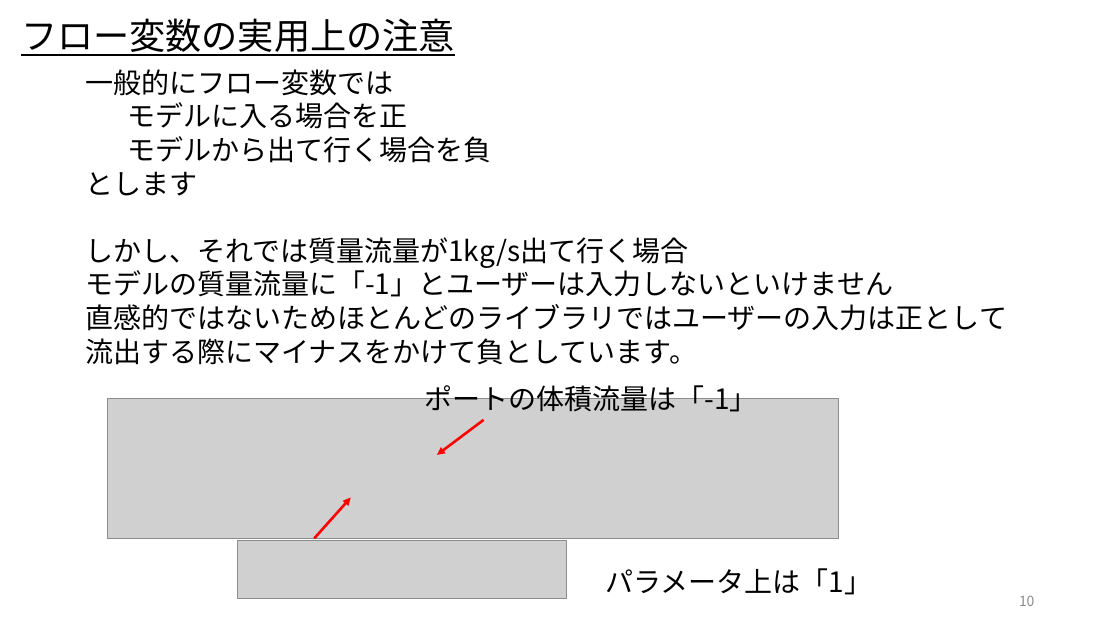
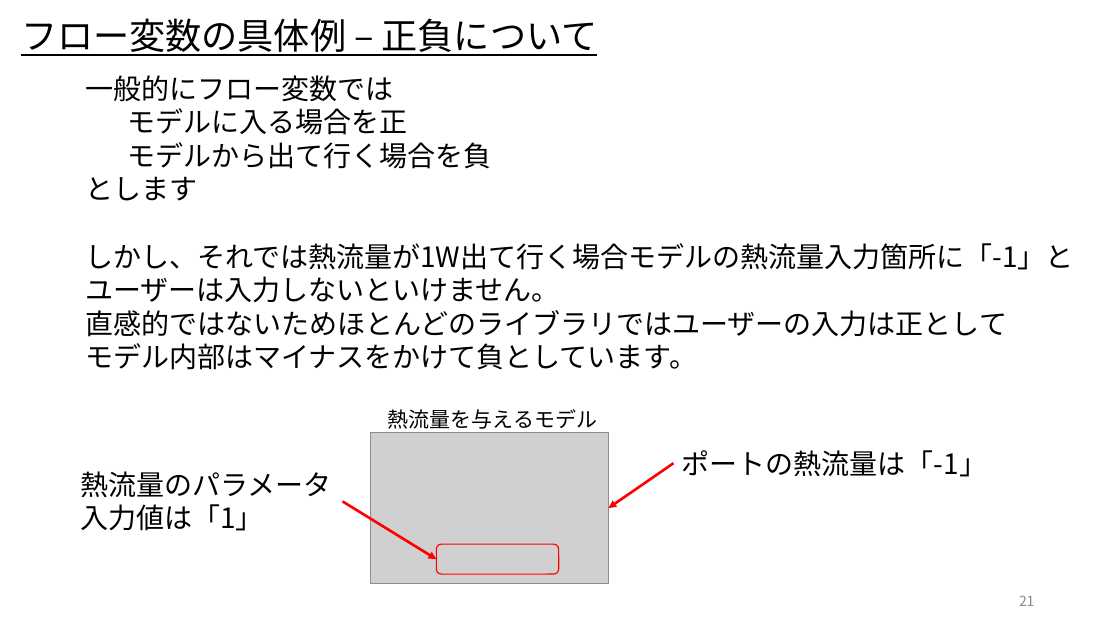
Before and after one commit to cubakija/OpenModelica_Tutorials_Ja, a slide deck: slide 21 of Dev/7_PhysicsDomainModel/OpenModelica_Tutorials_7_PlantModel.pptx (slide 10 before the commit). Drawn at 1120x630 pixels with LibreOffice and Linux fonts; fonts in the diff are those of the drawing; grey boxes stand for pictures. Boxes give left, top, right and bottom in pixels: in the first picture for what was removed or moved away, otherwise in the second. Text is boxed around its words. In the diff, an @@ line names an element or a change of style, - is before the commit and + after.

Commit message:
作成中のプラントモデル資料をアップ

```diff
--- a/Dev/7_PhysicsDomainModel/OpenModelica_Tutorials_7_PlantModel.pptx
+++ b/Dev/7_PhysicsDomainModel/OpenModelica_Tutorials_7_PlantModel.pptx
@@ text at box(21, 18, 598, 56): text changed @@
-フロー変数の実用上の注意
+フロー変数の具体例 – 正負について
@@ text at box(85, 243, 1074, 302): text changed @@
-しかし、それでは質量流量が1kg/s出て行く場合
-モデルの質量流量に「-1」とユーザーは入力しないといけません
+しかし、それでは熱流量が1W出て行く場合モデルの熱流量入力箇所に「-1」とユーザーは入力しないといけません。
@@ text at box(85, 343, 697, 370): text changed @@
-流出する際にマイナスをかけて負としています。
+モデル内部はマイナスをかけて負としています。
@@ picture removed at box(108, 399, 839, 539) @@
@@ text added at box(388, 409, 597, 429), 18 pt, text #000000 @@
+熱流量を与えるモデル
@@ picture added at box(371, 433, 609, 584) @@
@@ text at box(80, 471, 331, 531): text changed @@
-パラメータ上は「1」
+熱流量のパラメータ入力値は「1」
@@ arrow added from (674, 463) to (608, 508), #FF0000 2.25 pt @@
@@ text at box(682, 450, 987, 477): text changed @@
-ポートの体積流量は「-1」
+ポートの熱流量は「-1」
@@ arrow removed from (314, 539) to (351, 497) @@
@@ arrow moved from (484, 420) - (437, 455) to (343, 502) - (436, 560) @@
@@ picture removed at box(238, 541, 566, 599) @@
@@ rounded rectangle added at box(436, 544, 559, 575), outline #FF0000 1 pt @@
@@ page number at box(1019, 595, 1035, 606): text changed @@
-10
+21
```
Also in this commit, not shown: 6 other slides changed, 60 slides added, 1 slide removed.
